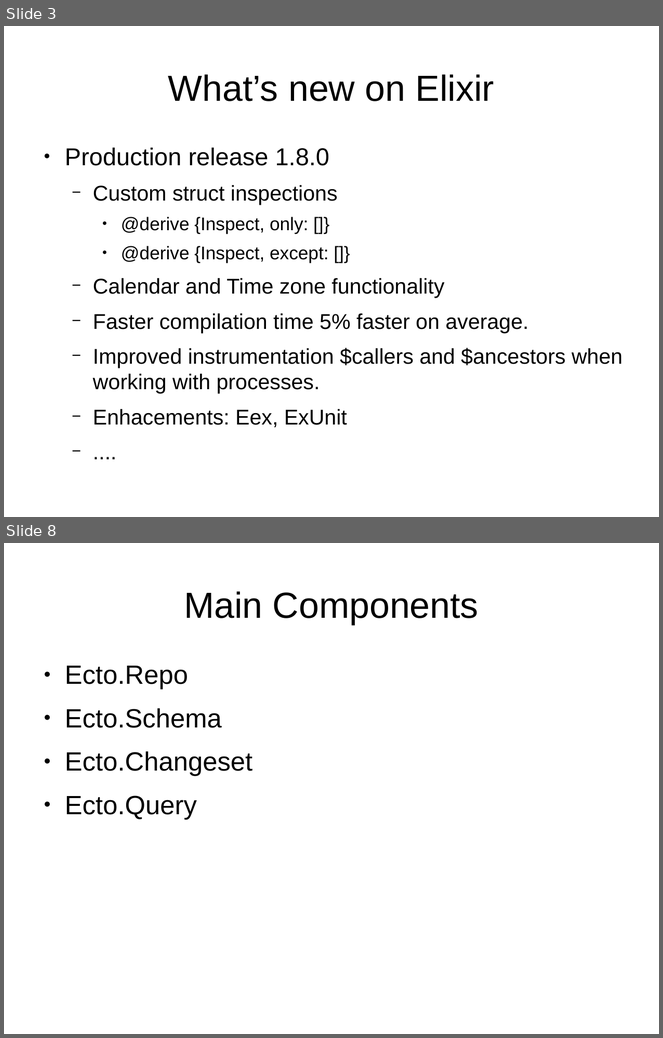
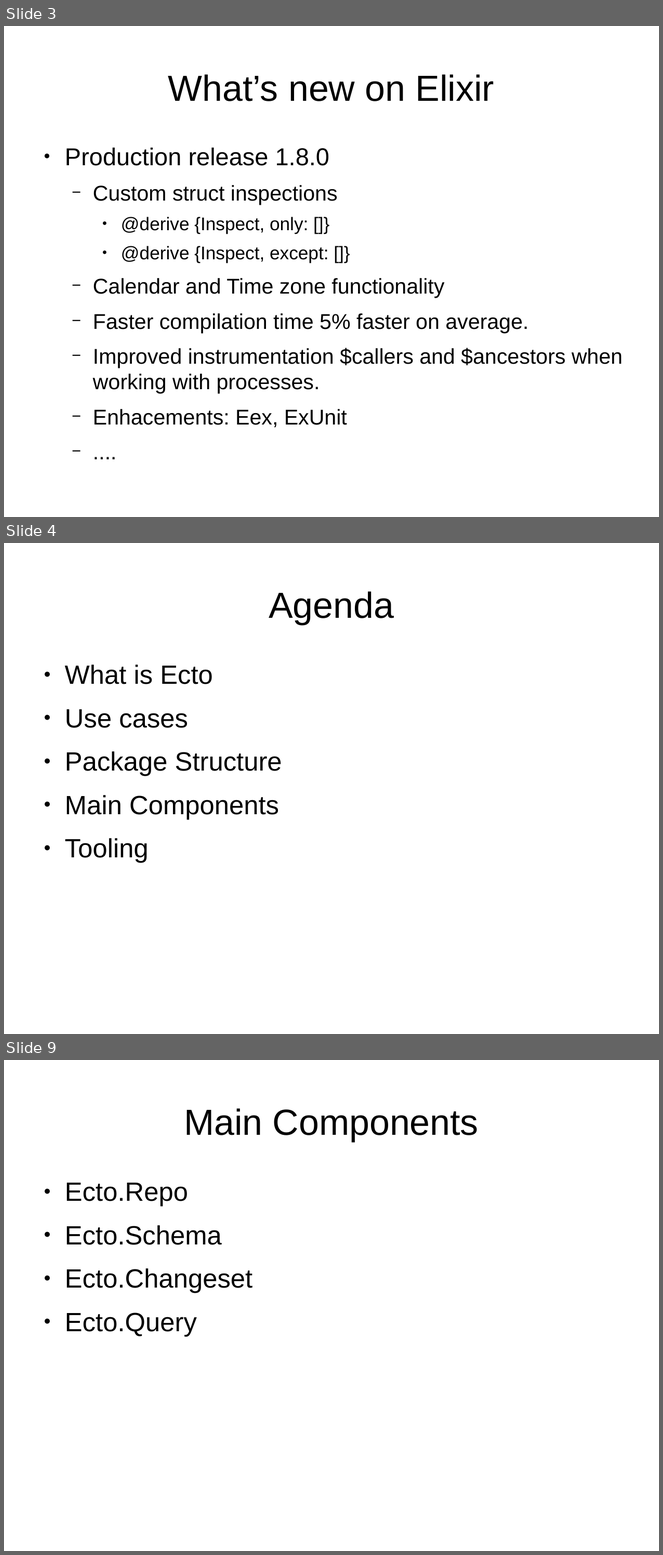
Before and after one commit to ramortegui/talks, a slide deck: odps/ecto.odp. Shown one above the other, each under a label of ours: slides 3 and 8 before the commit, slides 3, 4 and 9 after it; the slides between them are not shown. The pictures are 663x1038 and 663x1555 pixels, drawn with LibreOffice and Linux fonts; fonts in the diff are those of the drawing. Boxes give left, top, right and bottom in pixels: in the first picture for what was removed or moved away, otherwise in the second. Text is boxed around its words. In the diff, an @@ line names an element or a change of style, - is before the commit and + after.

Commit message:
Add main ideas on items.

```diff
--- a/odps/ecto.odp
+++ b/odps/ecto.odp
@@ slide 4 added at (4,543,659,1034), background #FFFFFF @@
@@ title added at (269,591,394,625), 44 pt, text #000000 @@
+Agenda
@@ text added at (65,665,282,863), 32 pt, text #000000 @@
+● What is Ecto
+● Use cases
+● Package Structure
+● Main Components
+● Tooling
@@ what was slide 8 is now slide 9 @@
```
Also in this commit, not shown: 3 slides changed, 2 other slides added, 2 slides removed.
